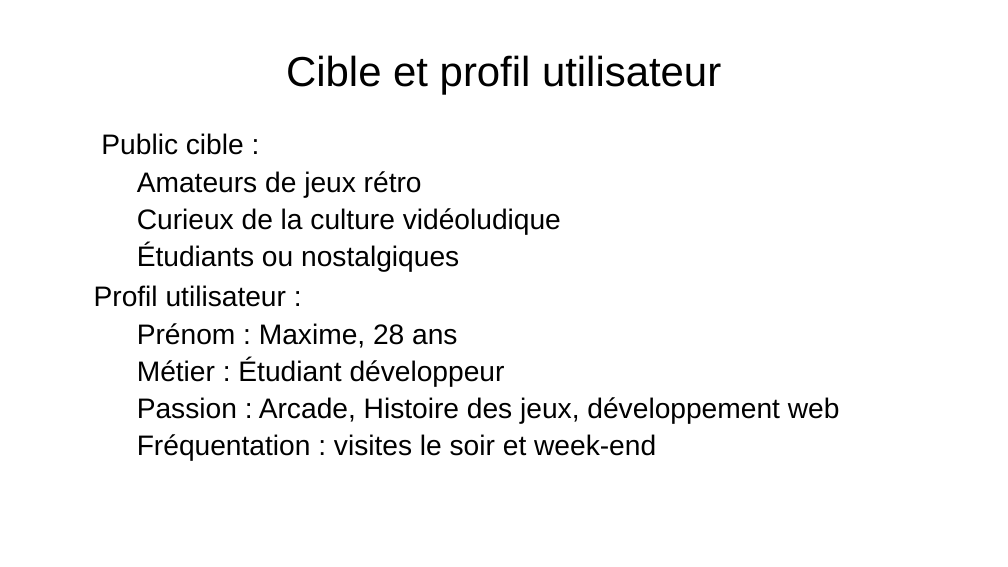
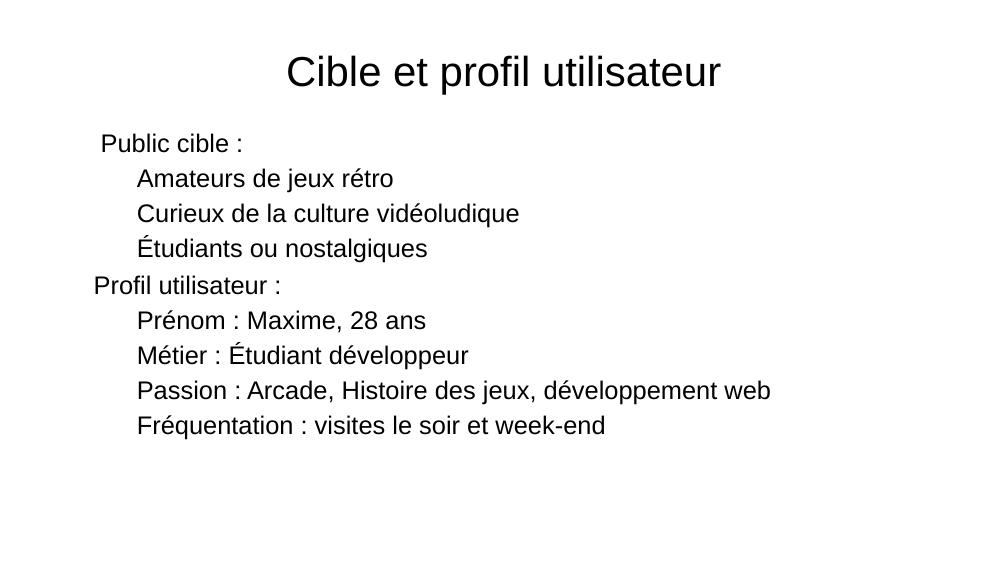
Before and after one commit to Cboukhal/projet_groupe, a slide deck: slide 12 of Camil/powerpoint/powerpoint_prototype.odp (slide 7 before the commit). Drawn at 1008x567 pixels with LibreOffice and Linux fonts; fonts in the diff are those of the drawing; background and template pictures are left out. Boxes give left, top, right and bottom in pixels: in the first picture for what was removed or moved away, otherwise in the second. Text is boxed around its words. In the diff, an @@ line names an element or a change of style, - is before the commit and + after.

```diff
--- a/Camil/powerpoint/powerpoint_prototype.odp
+++ b/Camil/powerpoint/powerpoint_prototype.odp
@@ text "Public cible :" at box(94, 133, 771, 439): size 22.2 to 20 pt @@
```
Also in this commit, not shown: 1 other slide changed, 6 slides added, 1 slide removed.
